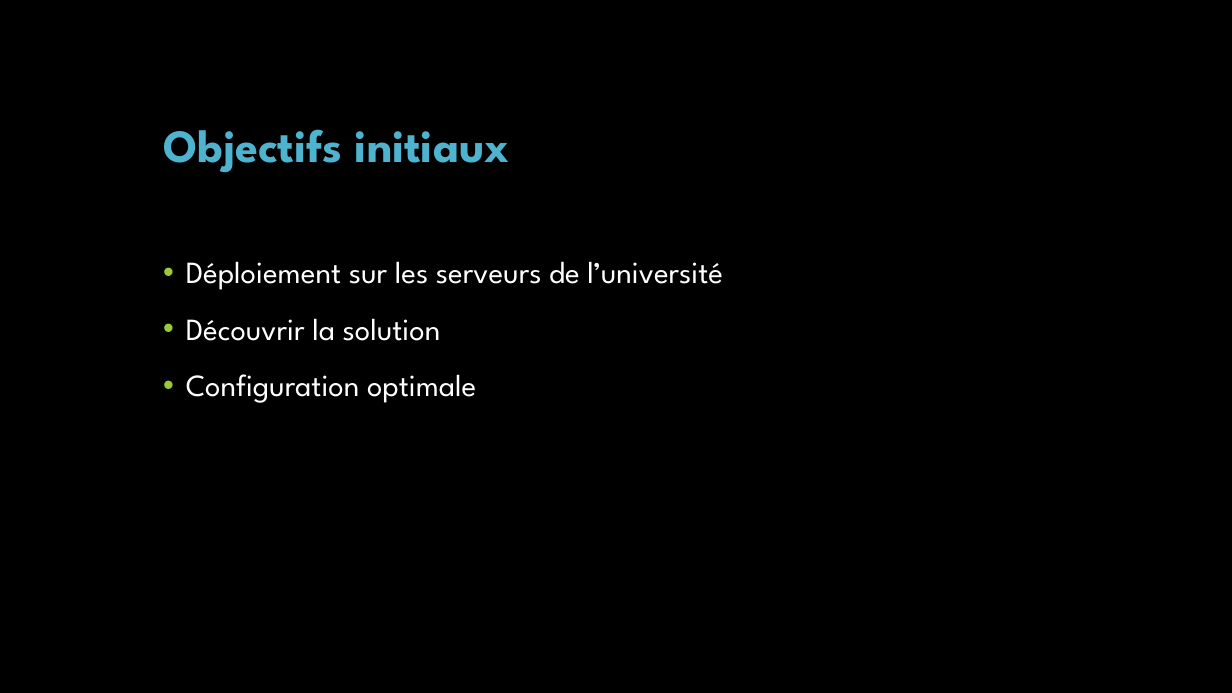
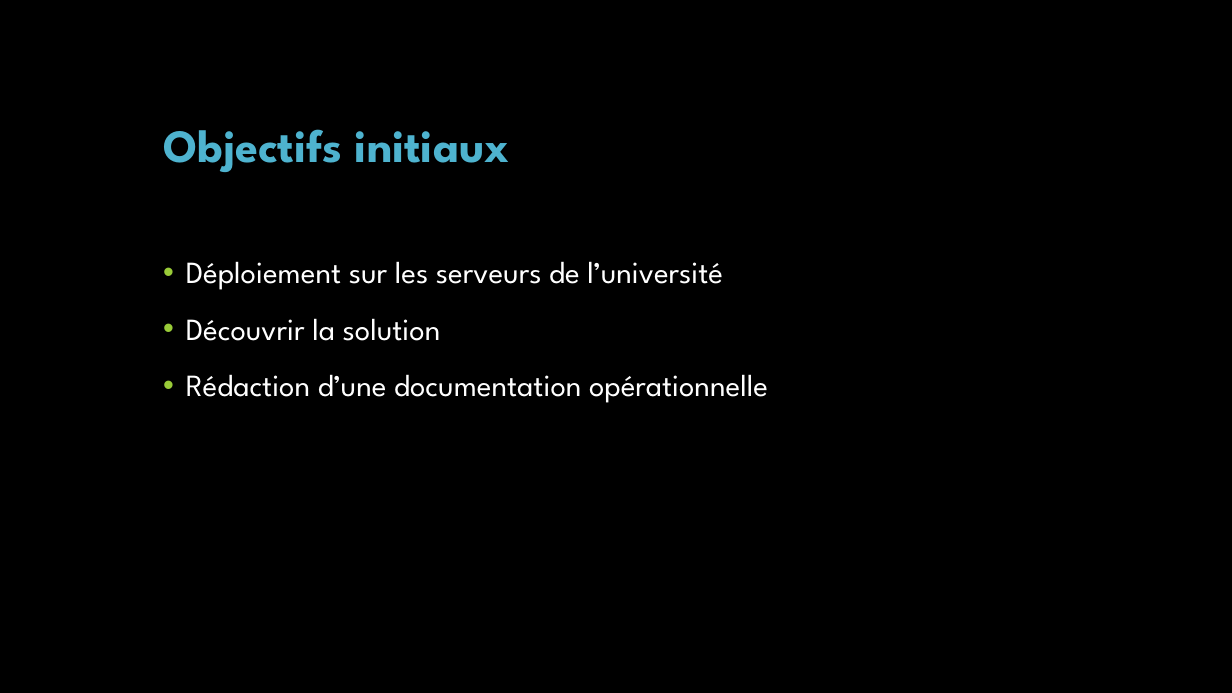
Before and after one commit to florianIBISC/Mattermost, a slide deck: slide 8 of Présentation de Mattermost.pptx. Drawn at 1232x693 pixels with LibreOffice and Linux fonts; fonts in the diff are those of the drawing; background and template pictures are left out. Boxes give left, top, right and bottom in pixels: in the first picture for what was removed or moved away, otherwise in the second. Text is boxed around its words. In the diff, an @@ line names an element or a change of style, - is before the commit and + after.

```diff
--- a/Présentation de Mattermost.pptx
+++ b/Présentation de Mattermost.pptx
@@ text at [186, 374, 768, 403]: text changed @@
-• Configuration optimale
+• Rédaction d’une documentation opérationnelle
```
Also in this commit, not shown: 2 other slides changed, 1 slide added, 1 other file.
